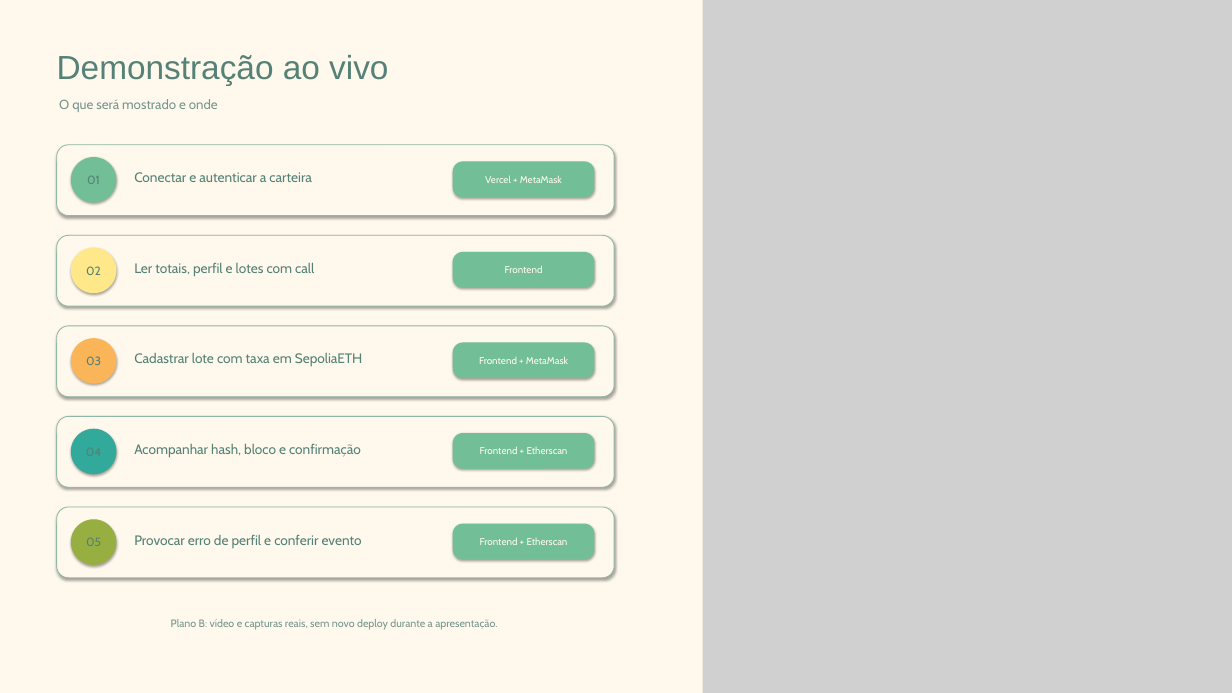
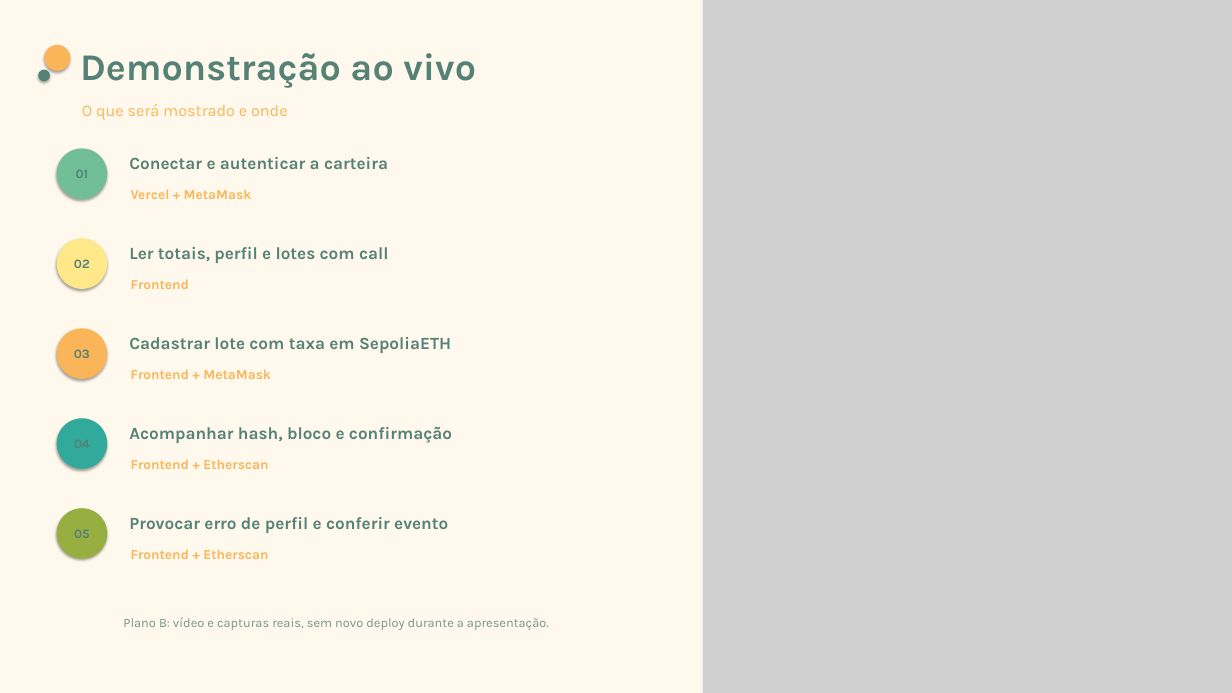
Before and after one commit to JulianaBallin/EcoOrigem, a slide deck: slide 7 of docs/slides/apresentacao-ecoorigem.pptx (slide 6 before the commit). Drawn at 1232x693 pixels with LibreOffice and Linux fonts; fonts in the diff are those of the drawing; grey boxes stand for pictures. Boxes give left, top, right and bottom in pixels: in the first picture for what was removed or moved away, otherwise in the second. Text is boxed around its words. In the diff, an @@ line names an element or a change of style, - is before the commit and + after.

```diff
--- a/docs/slides/apresentacao-ecoorigem.pptx
+++ b/docs/slides/apresentacao-ecoorigem.pptx
@@ ellipse added at box(44, 45, 70, 71), fill #FAB558 @@
@@ text "Demonstração ao vivo": place and size @@
-text "Demonstração ao vivo" at box(57, 55, 388, 86)
+text "Demonstração ao vivo" at box(80, 53, 476, 88)
@@ text "Demonstração ao vivo" at box(80, 53, 476, 88): size 39 to 44 pt, font Arial to Karla, bold on @@
@@ ellipse added at box(38, 70, 50, 81), fill #558176 @@
@@ text "O que será mostrado e ...": place and size @@
-text "O que será mostrado e ..." at box(59, 99, 218, 112)
+text "O que será mostrado e ..." at box(82, 104, 288, 120)
@@ text "O que será mostrado e ..." at box(82, 104, 288, 120): size 15.5 to 19 pt, font Cabin to Karla, text colour #77968E to #FAB558 @@
@@ ellipse "01": place and size @@
-ellipse "01" at box(71, 157, 116, 203)
+ellipse "01" at box(57, 148, 107, 199)
@@ rounded rectangle removed at box(57, 145, 614, 216) @@
@@ text "Conectar e autenticar a carteira": place and size @@
-text "Conectar e autenticar a carteira" at box(134, 172, 311, 182)
+text "Conectar e autenticar a carteira" at box(129, 157, 388, 169)
@@ size 11.5 to 16 pt, font Cabin to Karla, text colour #FFF9ED to #FAB558, bold on; alignment centre to left; fill #72BF97 to none; shadow off in 5 elements at box(131, 279, 190, 289), box(131, 549, 268, 559), box(131, 459, 268, 469), box(131, 369, 271, 379), box(131, 189, 252, 199) @@
@@ text "Vercel + MetaMask": place and size @@
-text "Vercel + MetaMask" at box(453, 161, 594, 197)
+text "Vercel + MetaMask" at box(131, 189, 252, 199)
@@ ellipse "02": place and size @@
-ellipse "02" at box(71, 248, 116, 293)
+ellipse "02" at box(57, 238, 107, 289)
@@ rounded rectangle removed at box(57, 235, 614, 306) @@
@@ text "Ler totais, perfil e lotes ...": place and size @@
-text "Ler totais, perfil e lotes ..." at box(134, 262, 314, 277)
+text "Ler totais, perfil e lotes ..." at box(129, 247, 389, 263)
@@ text "Frontend": place and size @@
-text "Frontend" at box(453, 252, 594, 288)
+text "Frontend" at box(131, 279, 190, 289)
@@ ellipse "03": place and size @@
-ellipse "03" at box(71, 338, 116, 384)
+ellipse "03" at box(57, 328, 107, 379)
@@ rounded rectangle removed at box(57, 326, 614, 397) @@
@@ text "Cadastrar lote com taxa em ...": place and size @@
-text "Cadastrar lote com taxa em ..." at box(134, 353, 363, 367)
+text "Cadastrar lote com taxa em ..." at box(129, 337, 451, 353)
@@ text "Frontend + MetaMask": place and size @@
-text "Frontend + MetaMask" at box(453, 342, 594, 378)
+text "Frontend + MetaMask" at box(131, 369, 271, 379)
@@ ellipse: place and size @@
-ellipse at box(71, 429, 116, 474)
+ellipse at box(57, 418, 107, 469)
@@ rounded rectangle removed at box(57, 416, 614, 487) @@
@@ text "Acompanhar hash, bloco e confirmação": place and size @@
-text "Acompanhar hash, bloco e confirmação" at box(134, 443, 361, 458)
+text "Acompanhar hash, bloco e confirmação" at box(129, 427, 452, 443)
@@ text "Frontend + Etherscan": place and size @@
-text "Frontend + Etherscan" at box(453, 433, 594, 469)
+text "Frontend + Etherscan" at box(131, 459, 268, 469)
@@ size 14 to 15 pt, font Cabin to Karla, bold on in 4 elements at box(57, 238, 107, 289), box(57, 148, 107, 199), box(57, 328, 107, 379), box(57, 508, 107, 559) @@
@@ ellipse "05": place and size @@
-ellipse "05" at box(71, 519, 116, 565)
+ellipse "05" at box(57, 508, 107, 559)
@@ rounded rectangle removed at box(57, 507, 614, 578) @@
@@ size 16 to 20 pt, font Cabin to Karla, bold on in 5 elements at box(129, 247, 389, 263), box(129, 157, 388, 169), box(129, 337, 451, 353), box(129, 427, 452, 443), box(129, 517, 448, 533) @@
@@ text "Provocar erro de perfil e ...": place and size @@
-text "Provocar erro de perfil e ..." at box(134, 534, 362, 548)
+text "Provocar erro de perfil e ..." at box(129, 517, 448, 533)
@@ text "Frontend + Etherscan": place and size @@
-text "Frontend + Etherscan" at box(453, 524, 594, 559)
+text "Frontend + Etherscan" at box(131, 549, 268, 559)
@@ text "Plano B: vídeo e capturas ..." at box(123, 617, 549, 630): size 12.5 to 15 pt, font Cabin to Karla @@
```
Also in this commit, not shown: 7 other slides changed, 1 slide added, 3 other files.
